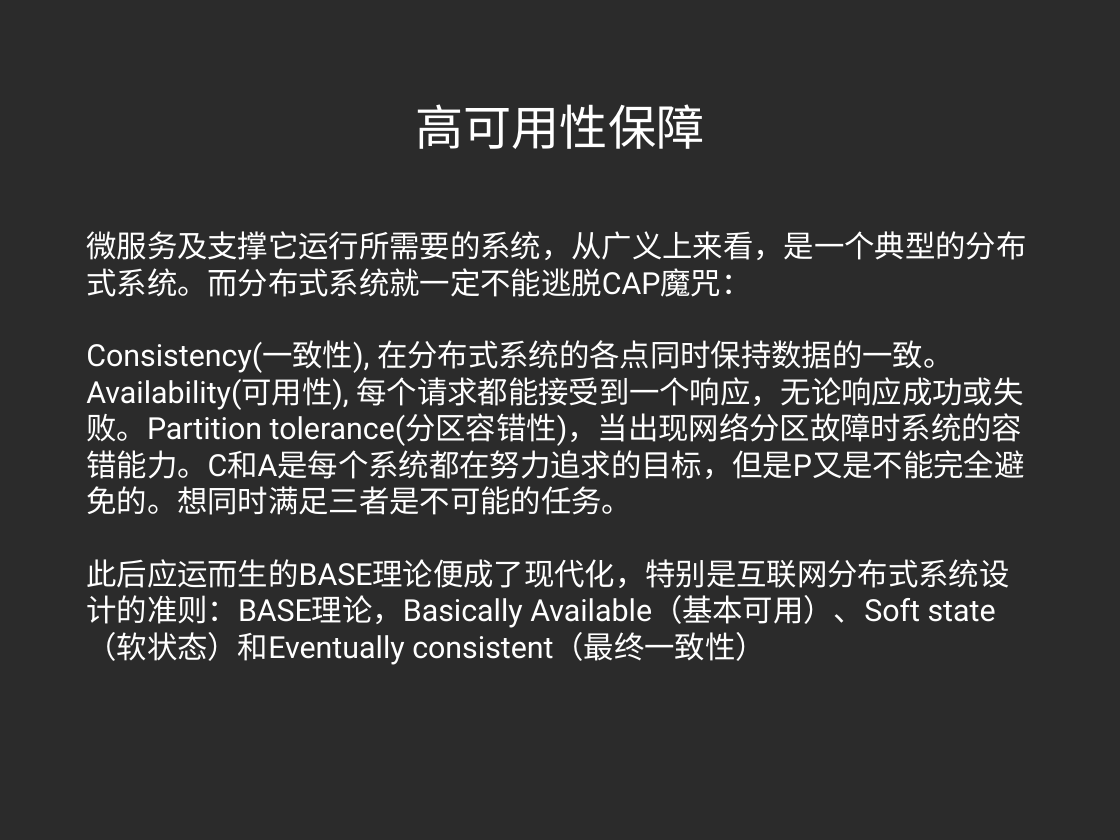
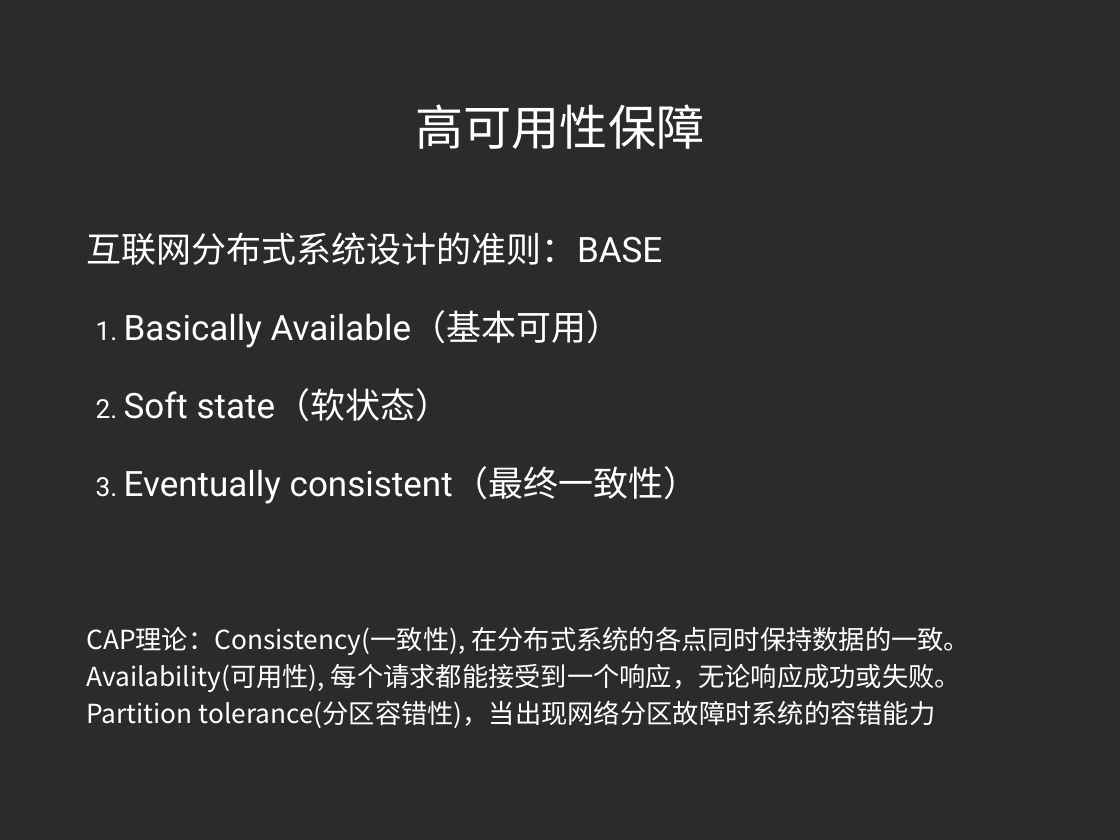
Before and after one commit to little-cui/sc-tester, a slide deck: slide 9 of doc/introduce.ppt (slide 11 before the commit). Drawn at 1120x840 pixels with LibreOffice and Linux fonts; fonts in the diff are those of the drawing; background and template pictures are left out; a plain dark background stands for a picture behind light text. Boxes give left, top, right and bottom in pixels: in the first picture for what was removed or moved away, otherwise in the second. Text is boxed around its words. In the diff, an @@ line names an element or a change of style, - is before the commit and + after.

```diff
--- a/doc/introduce.ppt
+++ b/doc/introduce.ppt
@@ text at <box>86,232,970,728</box>: text changed; size 27.8 to 24 pt; font Roboto to Noto Sans CJK SC @@
-微服务及支撑它运行所需要的系统，从广义上来看，是一个典型的分布式系统。而分布式系统就一定不能逃脱CAP魔咒：
-Consistency(一致性), 在分布式系统的各点同时保持数据的一致。 Availability(可用性), 每个请求都能接受到一个响应，无论响应成功或失败。Partition tolerance(分区容错性)，当出现网络分区故障时系统的容错能力。C和A是每个系统都在努力追求的目标，但是P又是不能完全避免的。想同时满足三者是不可能的任务。
-此后应运而生的BASE理论便成了现代化，特别是互联网分布式系统设计的准则：BASE理论，Basically Available（基本可用）、Soft state（软状态）和Eventually consistent（最终一致性）
+互联网分布式系统设计的准则：BASE
+1. Basically Available（基本可用）
+2. Soft state（软状态）
+3. Eventually consistent（最终一致性）
+CAP理论：Consistency(一致性), 在分布式系统的各点同时保持数据的一致。 Availability(可用性), 每个请求都能接受到一个响应，无论响应成功或失败。Partition tolerance(分区容错性)，当出现网络分区故障时系统的容错能力
```
Also in this commit, not shown: 8 other slides changed, 2 slides removed.
